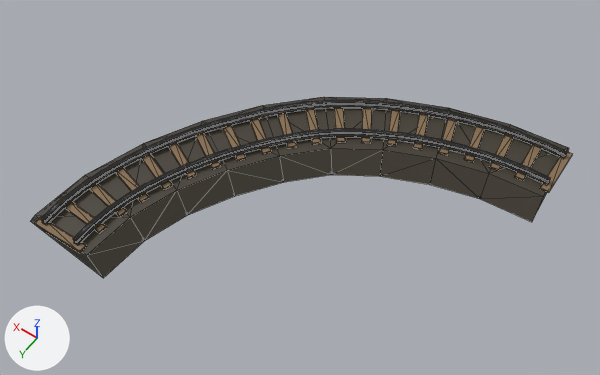
The OBJ model math_obj_materials/assets/01_rail_bend.obj, before and after one commit.
One viewpoint serves both versions: a camera (50 mm lens) standing at (-1.146, 0.34, 0.976) and looking at (-0.711, -0.269, 0.019). The axes (+X, +Y, +Z) are drawn at lower left. The lights are the same throughout. Mesh edges are drawn as thin lines. Where no turn or scale is listed for an object, it has been applied to the vertices.

In view in the first picture: 'Mesh_01_Bend'.
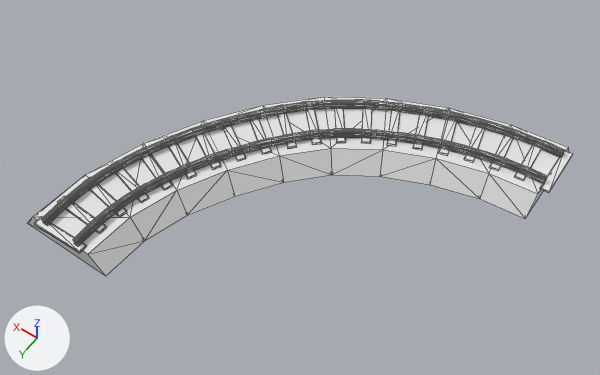
The newer file is also turned or shifted as a whole; pictures and numbers use the older file's frame.

Boxes [x1, y1, x2, y2] around the edits, measured in the pictures (600 x 375 px; the box of a moved part takes in the faces that stretch with it):
'Mesh_01_Bend', recoloured, reshaped: before [31, 97, 572, 278]; after [28, 97, 572, 276]
part 1 of me_mesh_01_bend, moved or reshaped: before [31, 175, 144, 278]; after [28, 175, 144, 276]
part 2 of me_mesh_01_bend, moved or reshaped: before [480, 141, 569, 222]; after [480, 124, 569, 218]

Edits to the bpy script that builds the scene:
```text
Change mat_tie:
    mat_tie.base_color: (0.243, 0.157, 0.0808) -> (0.8, 0.8, 0.8)  # brown #876e50 -> white #e7e7e7
Change mat_berm:
    mat_berm.base_color: (0.0548, 0.0456, 0.0307) -> (0.8, 0.8, 0.8)  # brown #423c31 -> white #e7e7e7
Change mat_track:
    mat_track.base_color: (0.216, 0.216, 0.216) -> (0.8, 0.8, 0.8)  # grey #808080 -> white #e7e7e7
Change me_mesh_01_bend:
    used by ob_mesh_01_bend; location = (0.0, 0.0, 0.0)
    remove me_mesh_01_bend.from_pydata(...)  # 1160 vertices, 2228 faces; spans x -1.012..-0.423, y -0.575..0.008, z 0.001..0.05
    add me_mesh_01_bend.from_pydata(...)  # 1160 vertices, 2228 faces; spans x -1.012..-0.422, y -0.575..0.008, z 0.001..0.05
    me_mesh_01_bend part 1: 86 of 1160 vertices moved; they spanned x -0.576..-0.423, y -0.065..0.005, z 0.001..0.05 and now span x -0.576..-0.422, y -0.065..0.0, z 0.001..0.05; mean shift (-0.001, 0.0, 0.0); largest move (-0.423, -0.004, 0.001) -> (-0.422, 0.0, 0.001)
    me_mesh_01_bend part 2: 43 of the vertices in x -1.011..-0.998, y -0.575..-0.423, z 0.001..0.05 are multiplied about their middle by the matrix ((0.038, -0.004, 0.003), (-0.066, 1.0, -0.011), (0.0, 0.0, 1.0)), then moved by (0.005, 0.0, 0.0)
```
